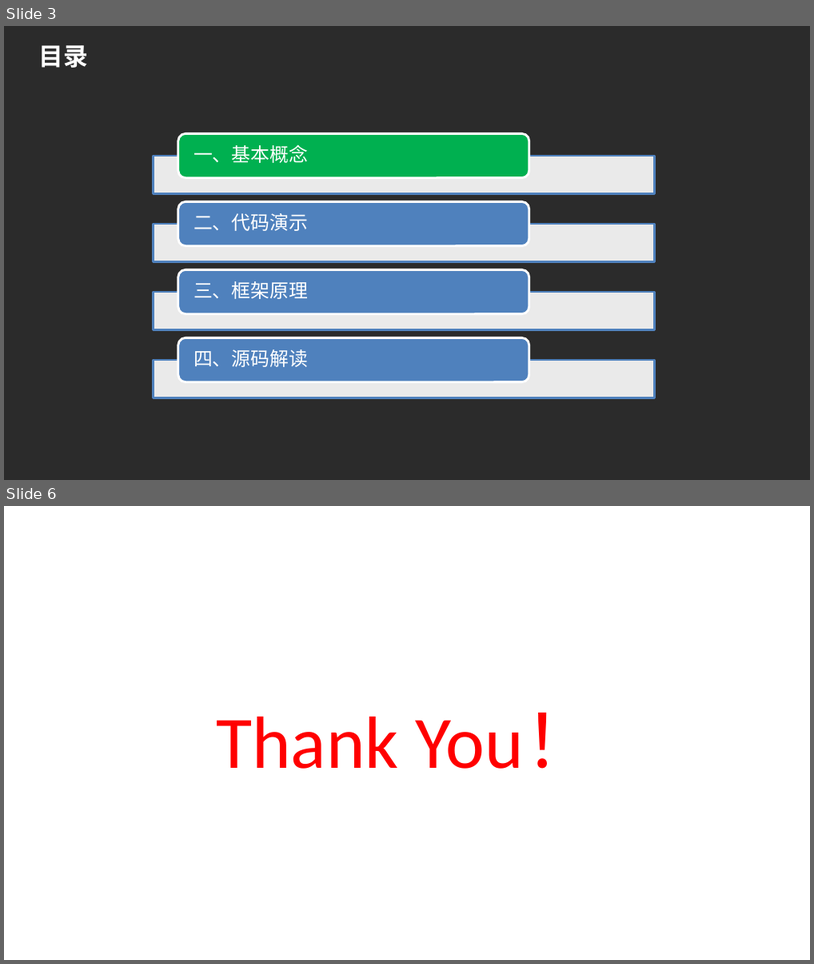
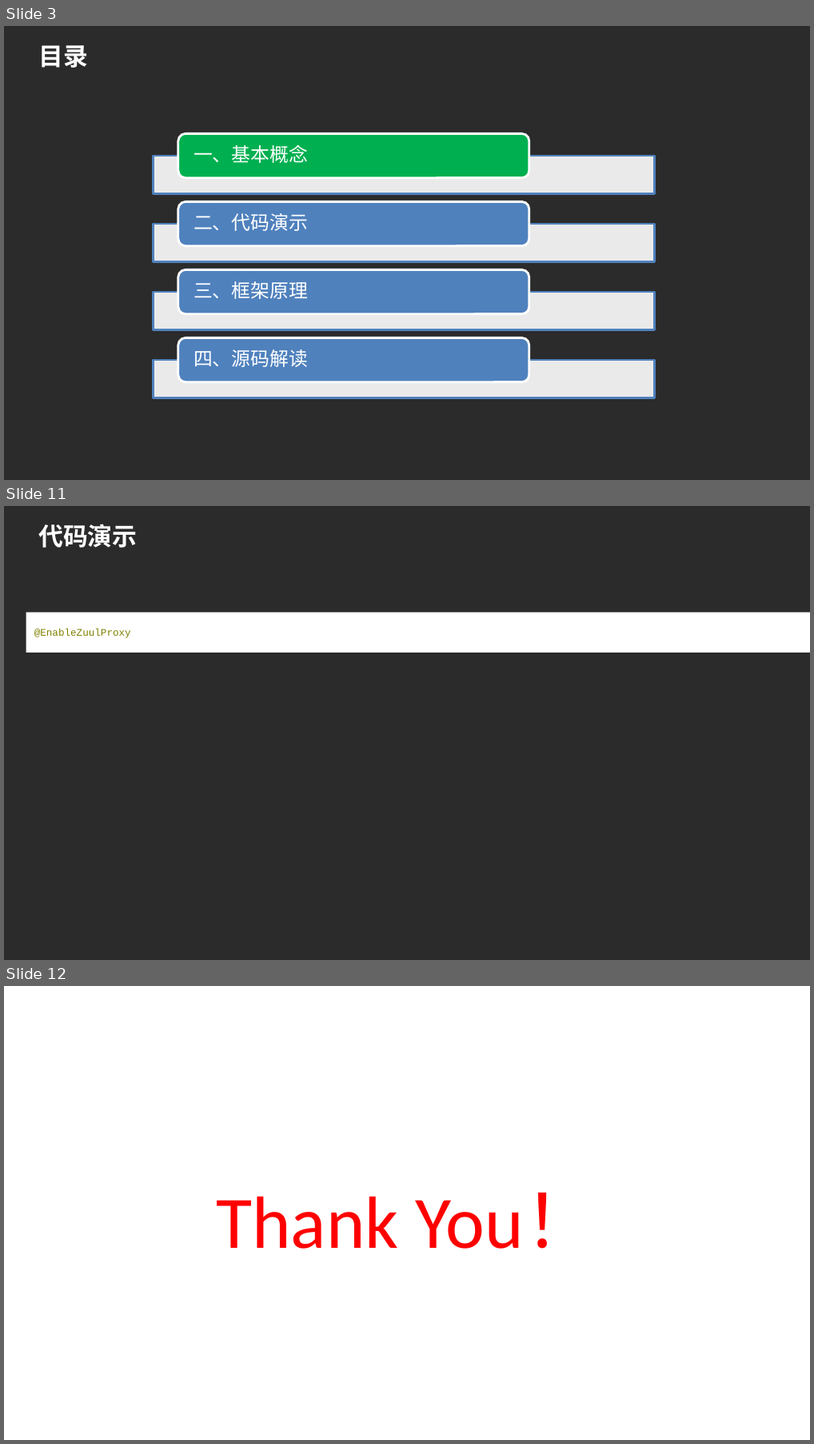
Before and after one commit to hlniceguy/spring-cloud-demo, a slide deck: doc/Spring Cloud Zuul.pptx. Shown one above the other, each under a label of ours: slides 3 and 6 before the commit, slides 3, 11 and 12 after it; the slides between them are not shown. The pictures are 814x964 and 814x1444 pixels, drawn with LibreOffice and Linux fonts; fonts in the diff are those of the drawing; background and template pictures are left out; a plain dark background stands for a picture behind light text. Boxes give left, top, right and bottom in pixels: in the first picture for what was removed or moved away, otherwise in the second. Text is boxed around its words. In the diff, an @@ line names an element or a change of style, - is before the commit and + after.

```diff
--- a/doc/Spring Cloud Zuul.pptx
+++ b/doc/Spring Cloud Zuul.pptx
@@ slide 11 added at (x1=4, y1=506, x2=810, y2=960), background picture (left out) @@
@@ title added at (x1=38, y1=524, x2=137, y2=548), 22 pt, text #FFFFFF, bold @@
+代码演示
@@ rectangle added at (x1=26, y1=612, x2=810, y2=652), fill #FFFFFF, 9 pt, text #808000 @@
+@EnableZuulProxy
@@ what was slide 6 is now slide 12 @@
```
Also in this commit, not shown: 1 slide changed, 6 other slides added, 1 slide removed, 7 other files.
